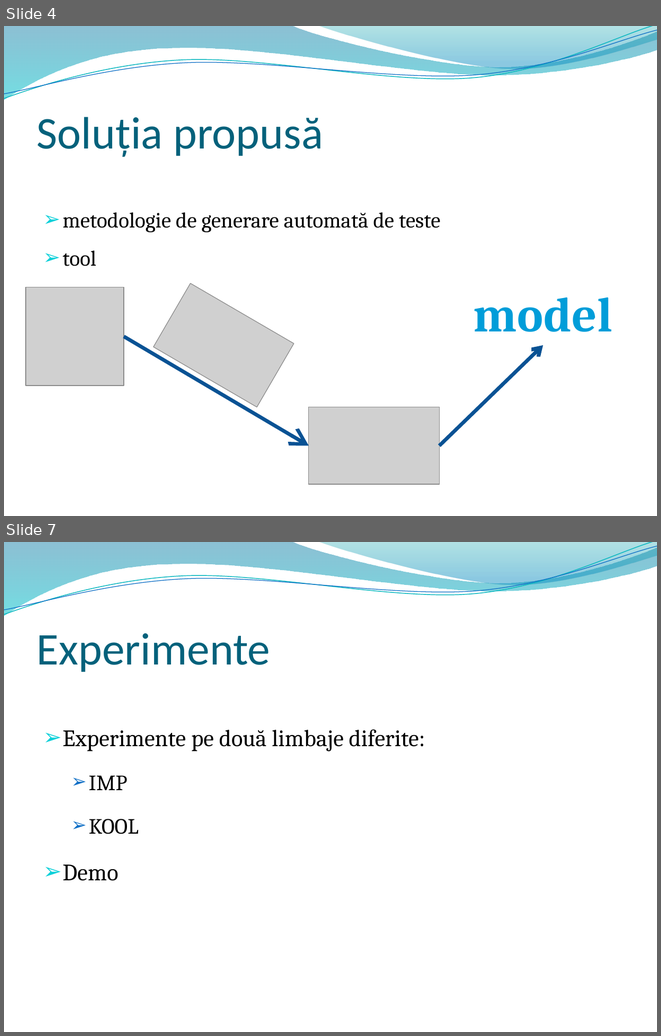
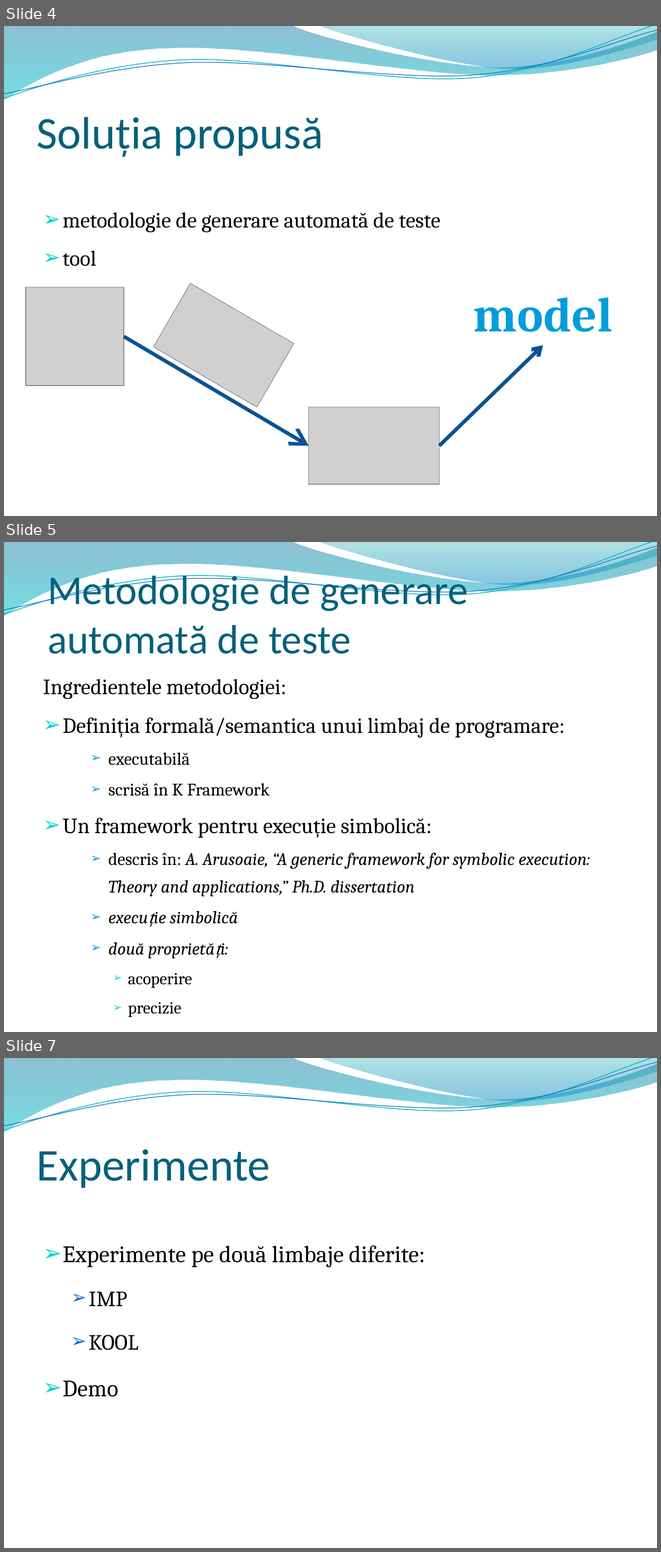
Before and after one commit to iulianag/Licenta2018GaborIuliana, a slide deck: Prezentare licenta.pptx. Shown one above the other, each under a label of ours: slides 4 and 7 before the commit, slides 4, 5 and 7 after it; the slides between them are not shown. The pictures are 661x1036 and 661x1552 pixels, drawn with LibreOffice and Linux fonts; fonts in the diff are those of the drawing; grey boxes stand for pictures; background and template pictures are left out. Boxes give left, top, right and bottom in pixels: in the first picture for what was removed or moved away, otherwise in the second. Text is boxed around its words. In the diff, an @@ line names an element or a change of style, - is before the commit and + after.

```diff
--- a/Prezentare licenta.pptx
+++ b/Prezentare licenta.pptx
@@ slide 5 added at <box>4,542,657,1032</box>, background picture (left out); not listed: 4 template elements that a slide beside it also shows @@
@@ title added at <box>47,571,468,654</box>, 45 pt, text #04617B @@
+Metodologie de generare automată de teste
@@ text added at <box>43,679,590,1017</box>, 19.4 pt, text #000000 @@
+Ingredientele metodologiei:
+➢ Definiția formală/semantica unui limbaj de programare:
+    ➢ executabilă
+    ➢ scrisă în K Framework
+➢ Un framework pentru execuție simbolică:
+    ➢ descris în: A. Arusoaie, “A generic framework for symbolic execution: Theory and applications,” Ph.D. dissertation
+    ➢ execuție simbolică
+    ➢ două proprietăți:
+      ➢ acoperire
+      ➢ precizie
```
Also in this commit, not shown: 3 slides changed, 1 slide removed.
